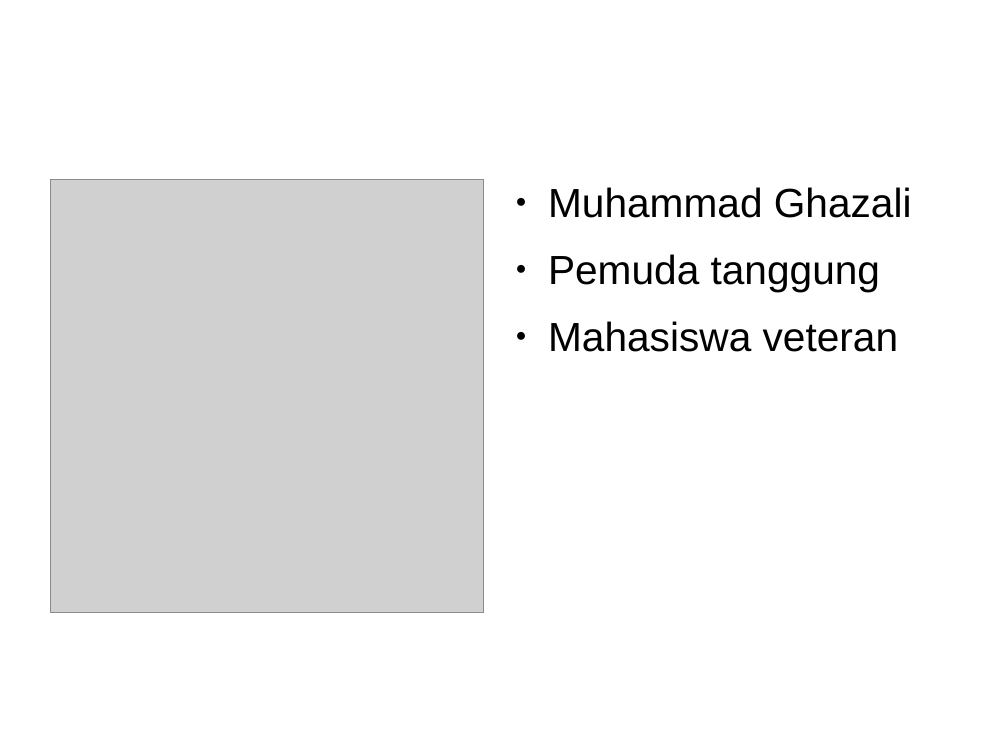
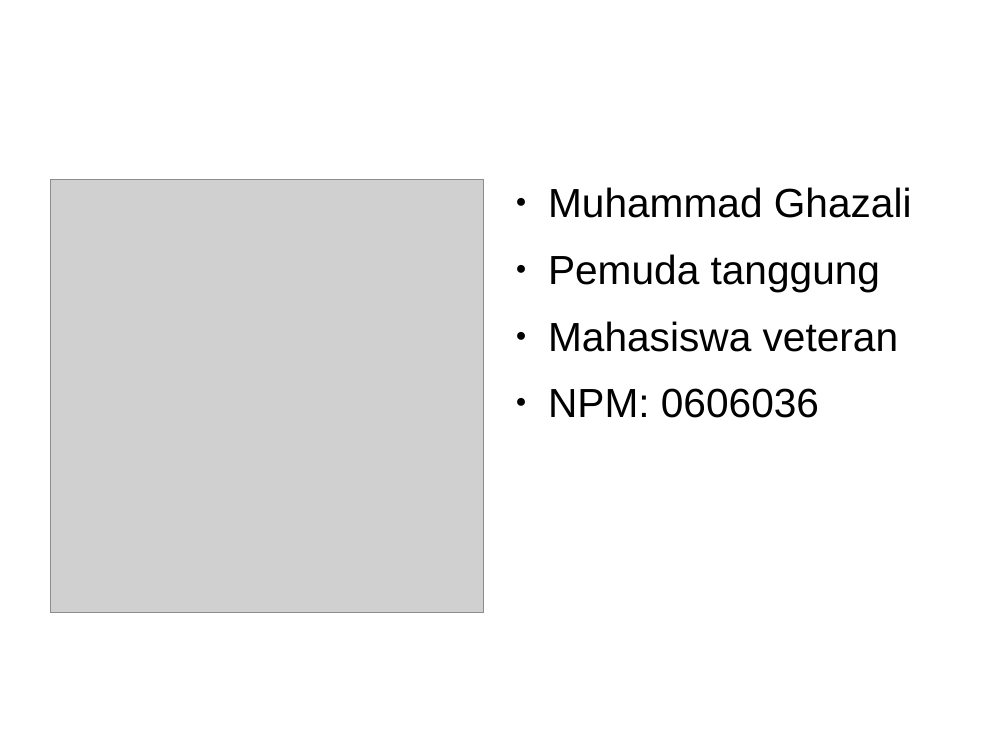
Before and after one commit to muhammadghazali/ghanoz-json-skripsi, a slide deck: slide 3 of slide-presentasi/presentasi-tugas-akhir.odp (slide 4 before the commit). Drawn at 1008x756 pixels with LibreOffice and Linux fonts; fonts in the diff are those of the drawing; grey boxes stand for pictures. Boxes give left, top, right and bottom in pixels: in the first picture for what was removed or moved away, otherwise in the second. Text is boxed around its words. In the diff, an @@ line names an element or a change of style, - is before the commit and + after.

```diff
--- a/slide-presentasi/presentasi-tugas-akhir.odp
+++ b/slide-presentasi/presentasi-tugas-akhir.odp
@@ text at (548,388,819,418): paragraph added @@
+● NPM: 0606036
```
Also in this commit, not shown: 1 other slide changed, 8 slides added, 3 slides removed, 4 other files.
